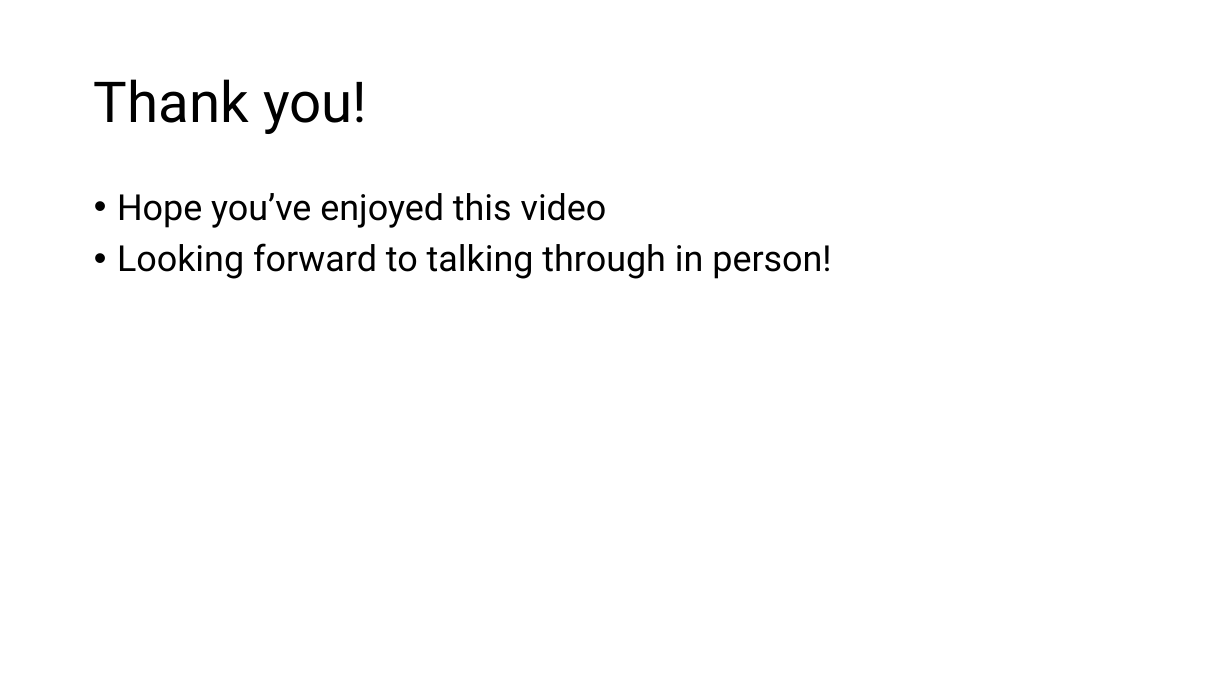
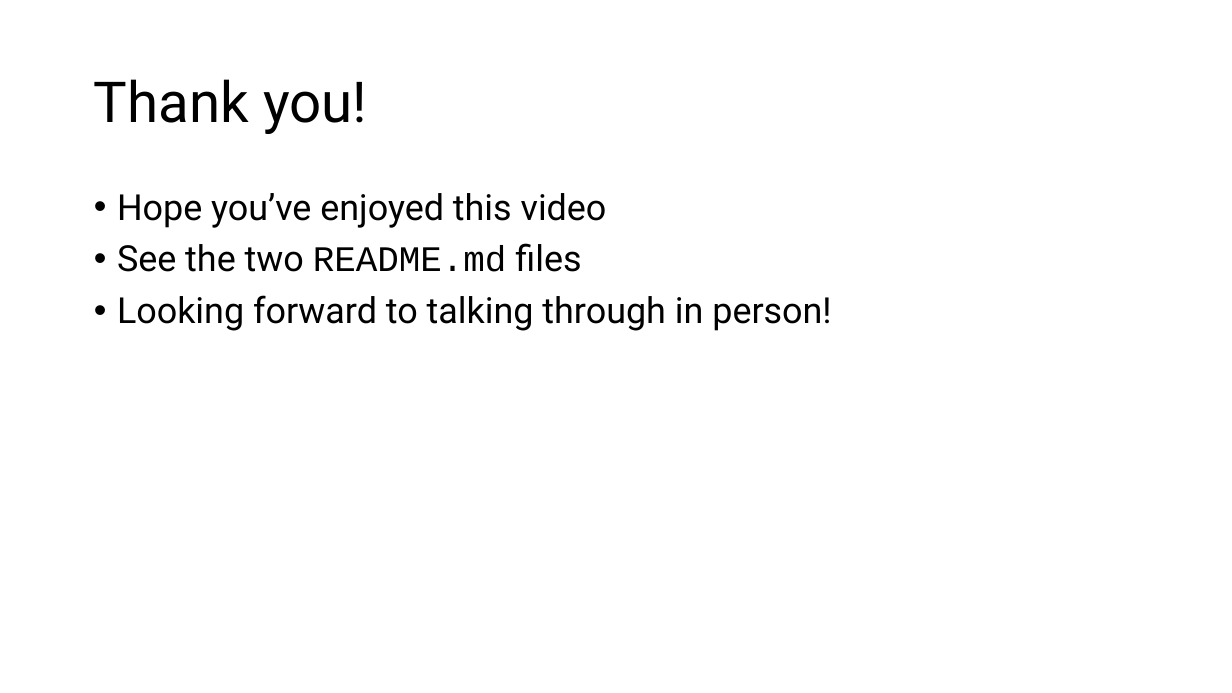
Before and after one commit to rennyeb/hci-take-home-interview-v3-main, a slide deck: slide 8 of Coding Exercise.pptx. Drawn at 1232x693 pixels with LibreOffice and Linux fonts; fonts in the diff are those of the drawing. Boxes give left, top, right and bottom in pixels: in the first picture for what was removed or moved away, otherwise in the second. Text is boxed around its words. In the diff, an @@ line names an element or a change of style, - is before the commit and + after.

```diff
--- a/Coding Exercise.pptx
+++ b/Coding Exercise.pptx
@@ text at [117, 243, 581, 272]: paragraph added @@
+• See the two README.md files
```
Also in this commit, not shown: 4 other files.
